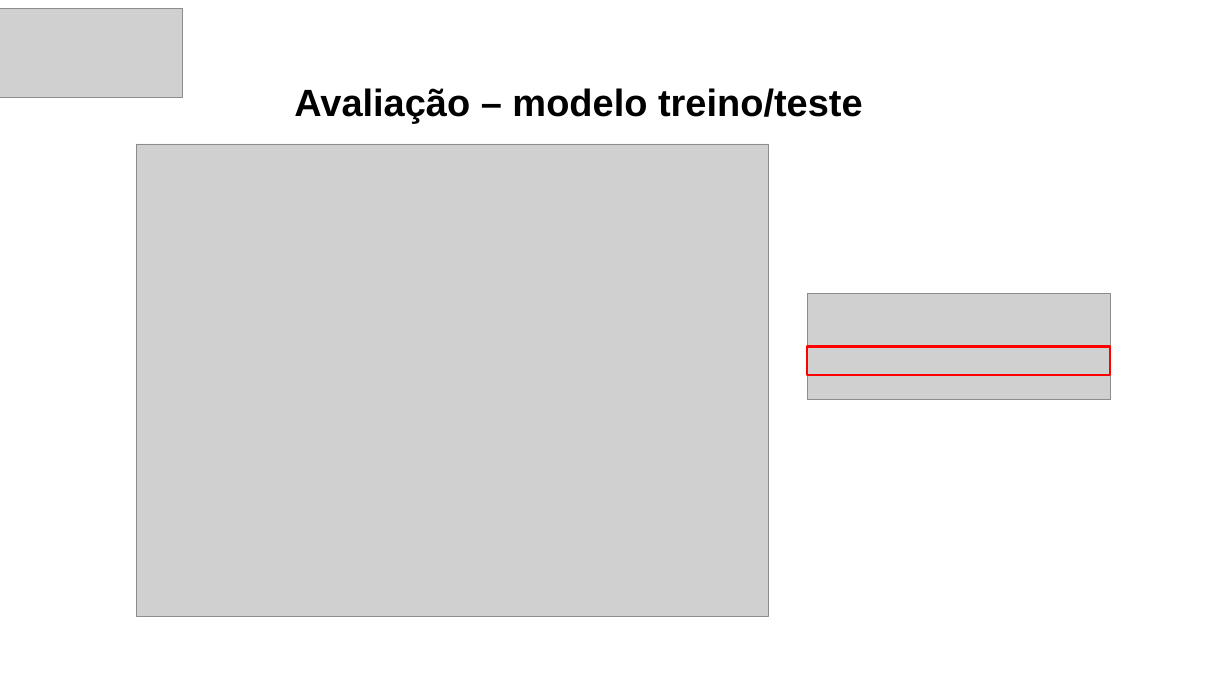
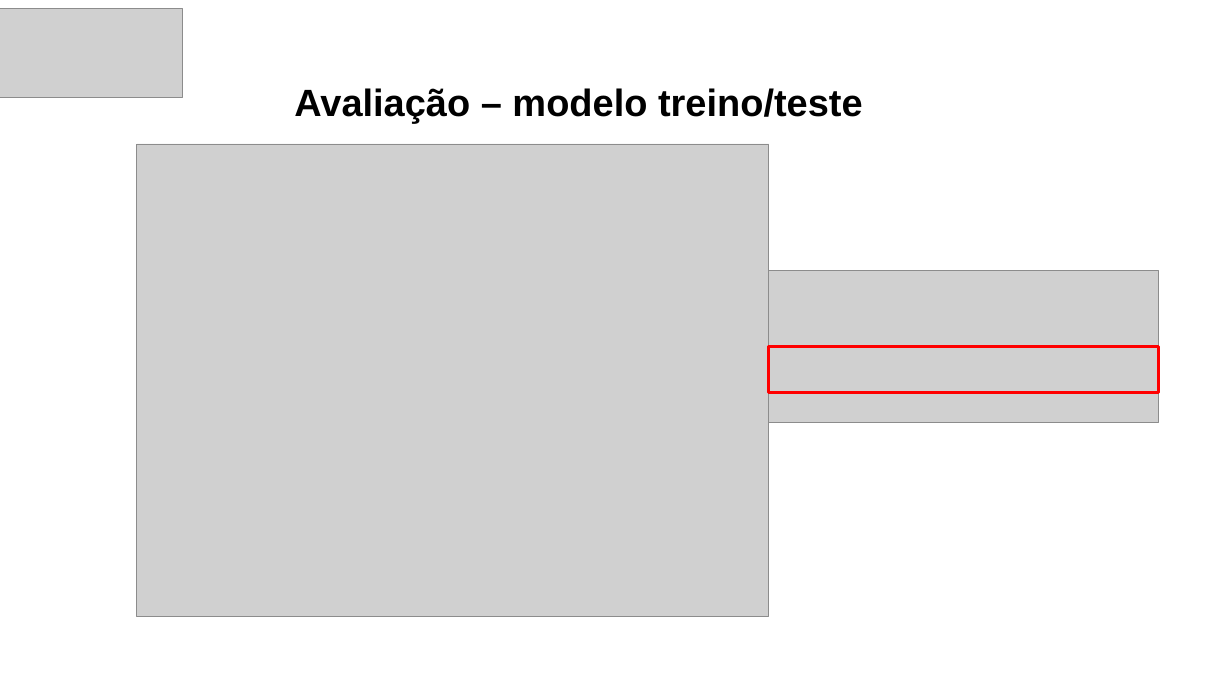
Before and after one commit to mariananresende/averiguacao_cadastral, a slide deck: slide 9 of Projeto_bootcamp_balanceado.pptx. Drawn at 1232x693 pixels with LibreOffice and Linux fonts; fonts in the diff are those of the drawing; grey boxes stand for pictures. Boxes give left, top, right and bottom in pixels: in the first picture for what was removed or moved away, otherwise in the second. Text is boxed around its words. In the diff, an @@ line names an element or a change of style, - is before the commit and + after.

```diff
--- a/Projeto_bootcamp_balanceado.pptx
+++ b/Projeto_bootcamp_balanceado.pptx
@@ picture: place and size @@
-picture at (807,294,1110,399)
+picture at (769,271,1159,423)
@@ rectangle: place and size @@
-rectangle at (807,347,1110,375)
+rectangle at (769,347,1159,393)
@@ rectangle at (769,347,1159,393): outline #FF0000 2 pt to #FF0000 2.25 pt @@
```
Also in this commit, not shown: 4 other slides changed, 1 slide added, 5 other files.
